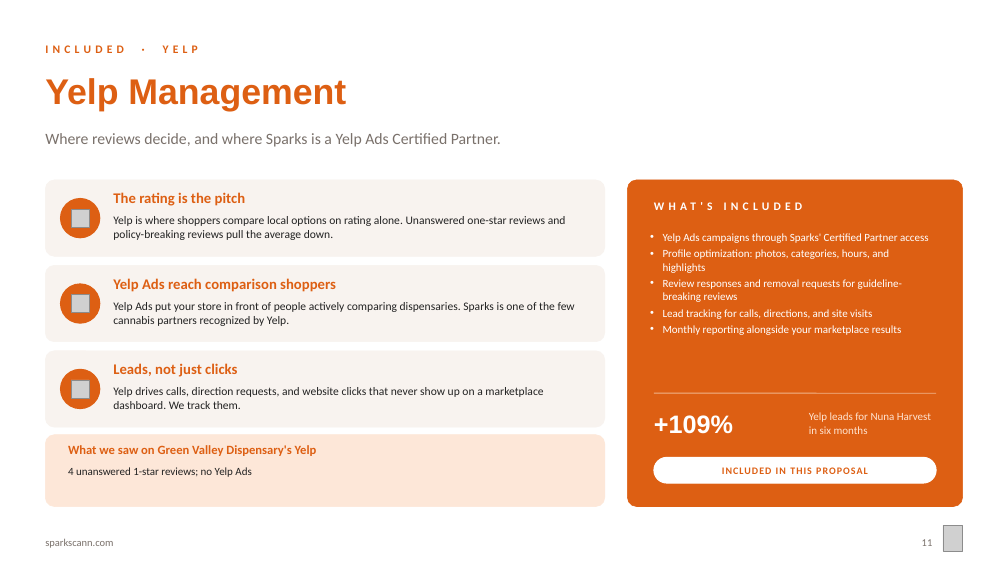
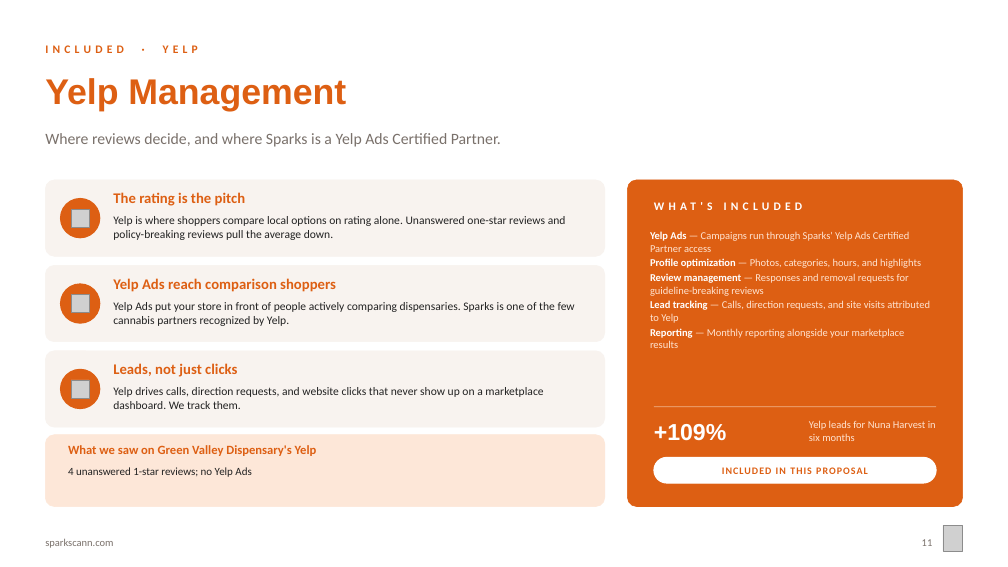
Before and after one commit to sparksmanagement/pitchdeckspecialist, a slide deck: slide 11 of decks/Sparks-x-example-green-valley.pptx. Drawn at 1008x567 pixels with LibreOffice and Linux fonts; fonts in the diff are those of the drawing; grey boxes stand for pictures. Boxes give left, top, right and bottom in pixels: in the first picture for what was removed or moved away, otherwise in the second. Text is boxed around its words. In the diff, an @@ line names an element or a change of style, - is before the commit and + after.

```diff
--- a/decks/Sparks-x-example-green-valley.pptx
+++ b/decks/Sparks-x-example-green-valley.pptx
@@ text at [650, 231, 930, 348]: text changed; size 10.5 to 10 pt; text colour #FFFFFF to #FFE3D0 @@
-• Yelp Ads campaigns through Sparks' Certified Partner access
-• Profile optimization: photos, categories, hours, and highlights
-• Review responses and removal requests for guideline-breaking reviews
-• Lead tracking for calls, directions, and site visits
-• Monthly reporting alongside your marketplace results
+• Yelp Ads — Campaigns run through Sparks' Yelp Ads Certified Partner access
+• Profile optimization — Photos, categories, hours, and highlights
+• Review management — Responses and removal requests for guideline-breaking reviews
+• Lead tracking — Calls, direction requests, and site visits attributed to Yelp
+• Reporting — Monthly reporting alongside your marketplace results
@@ text "+109%": place and size @@
-text "+109%" at [654, 415, 733, 434]
+text "+109%" at [654, 424, 726, 441]
@@ text "+109%" at [654, 424, 726, 441]: size 24 to 22 pt @@
@@ line moved from (654, 393) - (936, 393) to (654, 407) - (936, 407) @@
@@ text "Yelp leads for Nuna Harvest ...": place and size @@
-text "Yelp leads for Nuna Harvest ..." at [809, 412, 931, 434]
+text "Yelp leads for Nuna Harvest ..." at [809, 420, 936, 441]
@@ text "Yelp leads for Nuna Harvest ..." at [809, 420, 936, 441]: size 10.5 to 10 pt @@
```
Also in this commit, not shown: 3 other slides changed, 2 other files.
